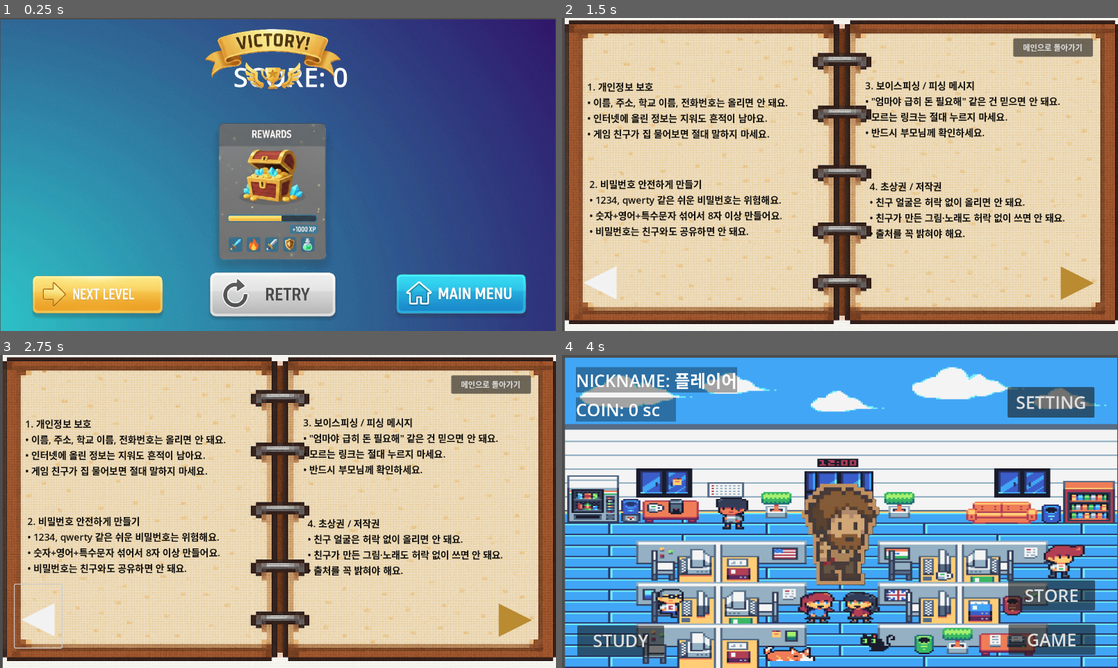
Above: before the commit, frames 1-4 (two rows, left to right).
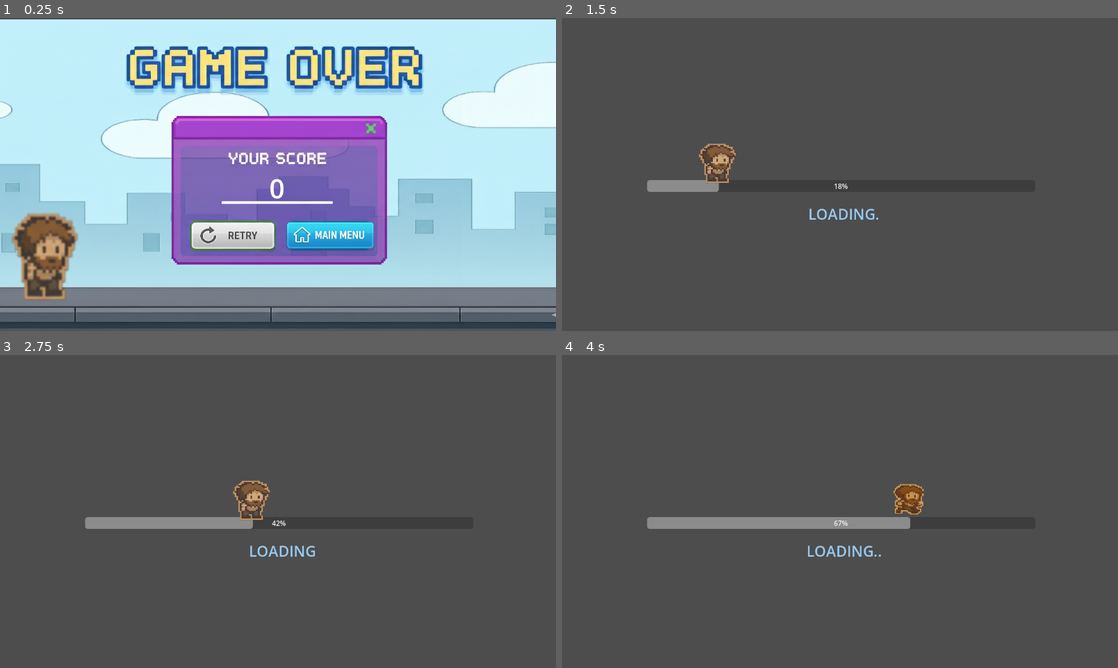
Above: after the commit, the same moments.

Repository: yuu-nn/Iloveboan
Game: Godot game, scene res://scenes/ResultScene.tscn
The game is run twice, just before and just after one commit, with the same random seed, the same clock (stepped at 60 frames per second) and the same inputs. This scene is started directly instead of the project's main scene.
Inputs (mouse positions are in pixels of both pictures, inside the frame that each line leads up to; where the layout moved, square brackets give the same spot in the first picture):
- Up to frame 1 (0.25 s): no input
- Up to frame 2 (1.5 s): click (895, 237) [1023, 296] at 0.5 s; click (623, 302) at 1.25 s, where only the run before the commit has a clickable "STUDY"
- Up to frame 3 (2.75 s): click (38, 614) at 2 s, where only the run before the commit has a clickable "◀"
- Up to frame 4 (4 s): click (1079, 617) at 2.75 s, where only the run before the commit has a clickable "▶"; click (1051, 383) at 3.5 s, where only the run before the commit has a clickable "메인으로 돌아가기"

The runs differ from the first frame. In frame 1, 98% of the frame differs, in the area x 0-100%, y 0-100%; in frame 2, 98%; in frame 3, 98%; in frame 4, 96%.

Commit message:
gameover

Diff:
--- a/scenes/ResultScene.tscn
+++ b/scenes/ResultScene.tscn
@@ -1,12 +1,10 @@
-[gd_scene load_steps=8 format=3 uid="uid://cbsmjgfafew1o"]
+[gd_scene load_steps=6 format=3 uid="uid://cbsmjgfafew1o"]
 
 [ext_resource type="Texture2D" uid="uid://bbm85q40xv70j" path="res://이미지 모아둔 폴더/Background.jpg" id="1_c7mg7"]
 [ext_resource type="Script" uid="uid://c33du1d6tr08a" path="res://scenes/resultscene.gd" id="1_nxblt"]
 [ext_resource type="Texture2D" uid="uid://deuahyvbp6hef" path="res://이미지 모아둔 폴더/Retry.PNG" id="2_061pm"]
-[ext_resource type="Texture2D" uid="uid://b20qq13du0dlx" path="res://이미지 모아둔 폴더/NextLevel.PNG" id="3_6a6jd"]
-[ext_resource type="Texture2D" uid="uid://drea4bamugf47" path="res://이미지 모아둔 폴더/Victory.PNG" id="4_6a6jd"]
+[ext_resource type="Texture2D" uid="uid://ccd4y8qrf0du4" path="res://이미지 모아둔 폴더/게임오버.png" id="3_061pm"]
 [ext_resource type="Texture2D" uid="uid://cee2avt44wrl8" path="res://이미지 모아둔 폴더/MainMenu.PNG" id="4_nxblt"]
-[ext_resource type="Texture2D" uid="uid://dn2uqx7xx4dng" path="res://이미지 모아둔 폴더/Reward.PNG" id="6_nxblt"]
 
 [node name="Control" type="Control"]
 layout_mode = 3
@@ -29,39 +27,25 @@
 texture = ExtResource("1_c7mg7")
 expand_mode = 1
 
+[node name="게임오버" type="Sprite2D" parent="Background"]
+position = Vector2(646, 368)
+texture = ExtResource("3_061pm")
+
 [node name="Score" type="Label" parent="Background"]
 layout_mode = 1
 anchors_preset = -1
-anchor_left = -0.8912363
-anchor_top = -0.88718665
-anchor_right = -0.94968325
-anchor_bottom = -0.9773524
+anchor_left = -0.91392803
+anchor_top = -0.6211698
+anchor_right = -0.91392803
+anchor_bottom = -0.6211698
 offset_left = 1750.0
 offset_top = 791.0
 offset_right = 1859.6952
 offset_bottom = 941.739
 theme_override_font_sizes/font_size = 62
 text = "0"
+horizontal_alignment = 1
 metadata/_edit_use_anchors_ = true
-
-[node name="NextLevel" type="TextureButton" parent="Background"]
-layout_mode = 1
-anchors_preset = 7
-anchor_left = 0.5
-anchor_top = 1.0
-anchor_right = 0.5
-anchor_bottom = 1.0
-offset_left = -629.0
-offset_top = -330.0
-offset_right = -202.0
-offset_bottom = 159.0
-grow_horizontal = 2
-grow_vertical = 0
-texture_normal = ExtResource("3_6a6jd")
-texture_pressed = ExtResource("3_6a6jd")
-texture_hover = ExtResource("3_6a6jd")
-ignore_texture_size = true
-stretch_mode = 0
 
 [node name="MainMenu" type="TextureButton" parent="Background"]
 layout_mode = 1
@@ -70,12 +54,13 @@
 anchor_top = 1.0
 anchor_right = 1.0
 anchor_bottom = 1.0
-offset_left = -430.0
-offset_top = -295.0
-offset_right = 9.0
-offset_bottom = 135.0
+offset_left = -660.99994
+offset_top = -360.99997
+offset_right = -222.0
+offset_bottom = 69.0
 grow_horizontal = 0
 grow_vertical = 0
+scale = Vector2(0.67, 0.67)
 texture_normal = ExtResource("4_nxblt")
 texture_pressed = ExtResource("4_nxblt")
 texture_hover = ExtResource("4_nxblt")
@@ -84,41 +69,14 @@
 
 [node name="Retry" type="TextureButton" parent="Background"]
 layout_mode = 0
-offset_left = 434.0
-offset_top = 432.0
-offset_right = 823.0
-offset_bottom = 828.0
+offset_left = 311.0001
+offset_top = 282.00003
+offset_right = 700.0
+offset_bottom = 678.0
+scale = Vector2(0.66, 0.6)
+pivot_offset = Vector2(286, 238)
 texture_normal = ExtResource("2_061pm")
 texture_pressed = ExtResource("2_061pm")
 texture_hover = ExtResource("2_061pm")
 ignore_texture_size = true
 stretch_mode = 0
-
-[node name="Victory" type="TextureRect" parent="Background"]
-layout_mode = 1
-anchors_preset = 5
-anchor_left = 0.5
-anchor_right = 0.5
-offset_left = -279.0
-offset_top = -21.0
-offset_right = 255.0
-offset_bottom = 507.0
-grow_horizontal = 2
-texture = ExtResource("4_6a6jd")
-expand_mode = 1
-
-[node name="Reward" type="TextureRect" parent="Background"]
-layout_mode = 1
-anchors_preset = 8
-anchor_left = 0.5
-anchor_top = 0.5
-anchor_right = 0.5
-anchor_bottom = 0.5
-offset_left = -362.0
-offset_top = -339.0
-offset_right = 335.0
-offset_bottom = 390.0
-grow_horizontal = 2
-grow_vertical = 2
-texture = ExtResource("6_nxblt")
-expand_mode = 1
--- a/scenes/resultscene.gd
+++ b/scenes/resultscene.gd
@@ -4,15 +4,23 @@
 @onready var retry_button: TextureButton = $Background/Retry
 @onready var mainmenu_button: TextureButton = $Background/MainMenu
 
-func _ready():
-	score_label.text = "SCORE: " + str(Globals.score)
+func _ready() -> void:
+	# 점수 표시 (Globals.score에 저장되어 있다고 가정)
+	if score_label:
+		score_label.text = str(Globals.score)
 
-	retry_button.pressed.connect(_on_retry_pressed)
-	mainmenu_button.pressed.connect(_on_mainmenu_pressed)
+	# 버튼 연결
+	if retry_button:
+		retry_button.pressed.connect(_on_retry_pressed)
+	if mainmenu_button:
+		mainmenu_button.pressed.connect(_on_mainmenu_pressed)
 
-func _on_retry_pressed():
-	print("Retry pressed!")  # 디버깅용
-	get_tree().reload_current_scene()  # 현재 씬 다시 로드
+# "다시하기" 버튼 → jumpgame 씬 재시작
+func _on_retry_pressed() -> void:
+	print("Retry pressed!")  # 디버깅 로그
+	get_tree().change_scene_to_file("res://scenes/jumpgame.tscn")
 
-func _on_mainmenu_pressed():
-	get_tree().change_scene_to_file("res://scenes/MainScene.tscn")
+# "메인메뉴" 버튼 → StartScene 으로 이동
+func _on_mainmenu_pressed() -> void:
+	print("Main Menu pressed!")  # 디버깅 로그
+	get_tree().change_scene_to_file("res://scenes/LoadingScene.tscn")
Binary file added: 이미지 모아둔 폴더/게임오버.png
Not shown, added: 이미지 모아둔 폴더/게임오버.png.import
